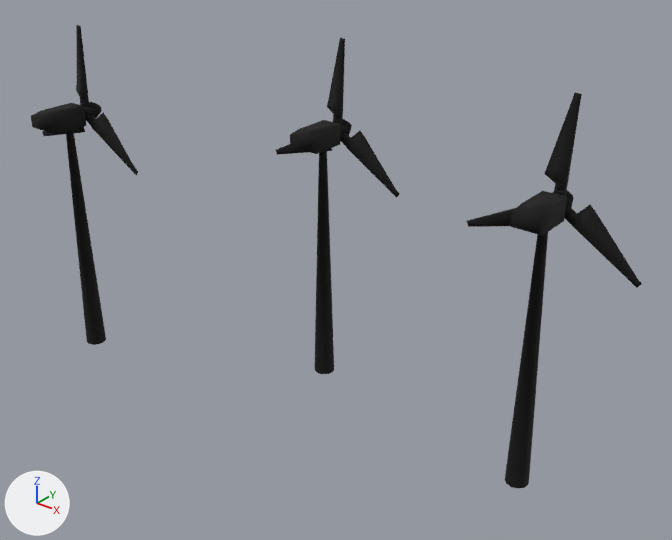
An edit to the glTF model public/models/MillWithAnimation.glb, drawn before and after from the same camera.
The view is the same before and after, from a camera (50 mm lens) standing at (22.5, -28.2, 22.1) and looking at (1.9, -2.5, 6.1). Every picture has the same lights, and +X, +Y and +Z are marked at lower left. Where no turn or scale is listed for an object, it has been applied to the vertices.
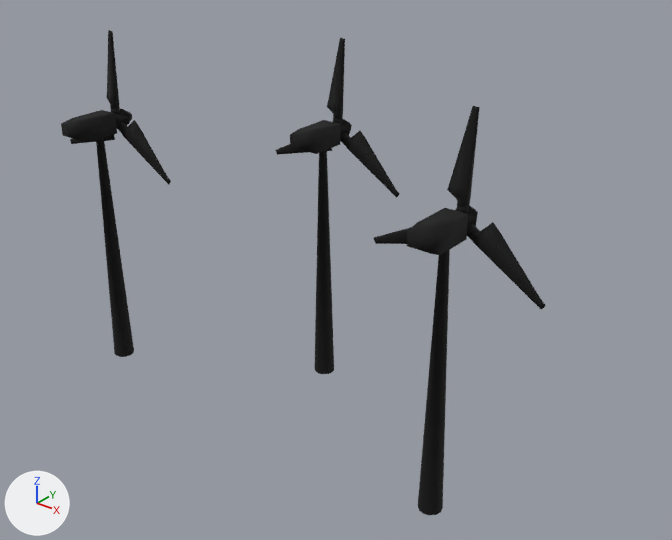
What differs and where, as boxes (x1, y1, x2, y2) in the pictures (672 x 540 px):
'Circle.005', moved: before (505, 232, 548, 488); after (418, 250, 450, 515)
'Circle.004', moved: before (466, 92, 642, 288); after (374, 106, 546, 310)
'Circle.003', moved: before (66, 130, 106, 345); after (96, 138, 134, 357)
'Cube.002', moved: before (510, 191, 567, 235); after (407, 208, 468, 255)
'Circle.002', moved: before (42, 25, 138, 175); after (70, 30, 171, 185)
'Cube.001', moved: before (31, 103, 86, 134); after (61, 110, 117, 142)

Diff of the bpy script that builds the scene:
```diff
--- a/public/models/MillWithAnimation.glb.py
+++ b/public/models/MillWithAnimation.glb.py
@@ ob_circle_002 @@
 ob_circle_002 = bpy.data.objects.new('Circle.002', me_circle_002)
-ob_circle_002.location = (-10.0, -4.67, 10.78)
+ob_circle_002.location = (-8.12, -4.56, 10.78)
@@ ob_circle_003 @@
 ob_circle_003 = bpy.data.objects.new('Circle.003', me_circle_003)
-ob_circle_003.location = (-10.0, -5.41, 10.56)
+ob_circle_003.location = (-8.12, -5.31, 10.56)
@@ ob_cube_001 @@
 ob_cube_001 = bpy.data.objects.new('Cube.001', me_cube_002)
-ob_cube_001.location = (-10.0, -5.41, 10.78)
+ob_cube_001.location = (-8.12, -5.31, 10.78)
@@ ob_circle_004 @@
 ob_circle_004 = bpy.data.objects.new('Circle.004', me_circle_004)
-ob_circle_004.location = (10.43, -1.51, 10.75)
+ob_circle_004.location = (8.74, -4.74, 10.75)
@@ ob_circle_005 @@
 ob_circle_005 = bpy.data.objects.new('Circle.005', me_circle_005)
-ob_circle_005.location = (10.43, -2.26, 10.52)
+ob_circle_005.location = (8.74, -5.49, 10.52)
@@ ob_cube_002 @@
 ob_cube_002 = bpy.data.objects.new('Cube.002', me_cube_003)
-ob_cube_002.location = (10.43, -2.26, 10.75)
+ob_cube_002.location = (8.74, -5.49, 10.75)
```
